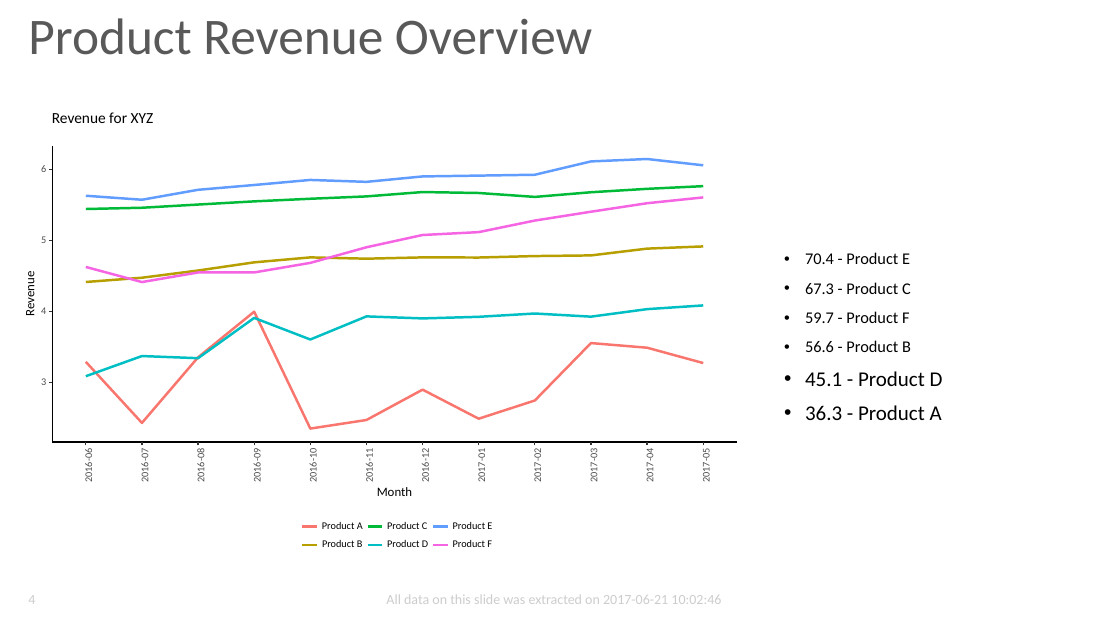
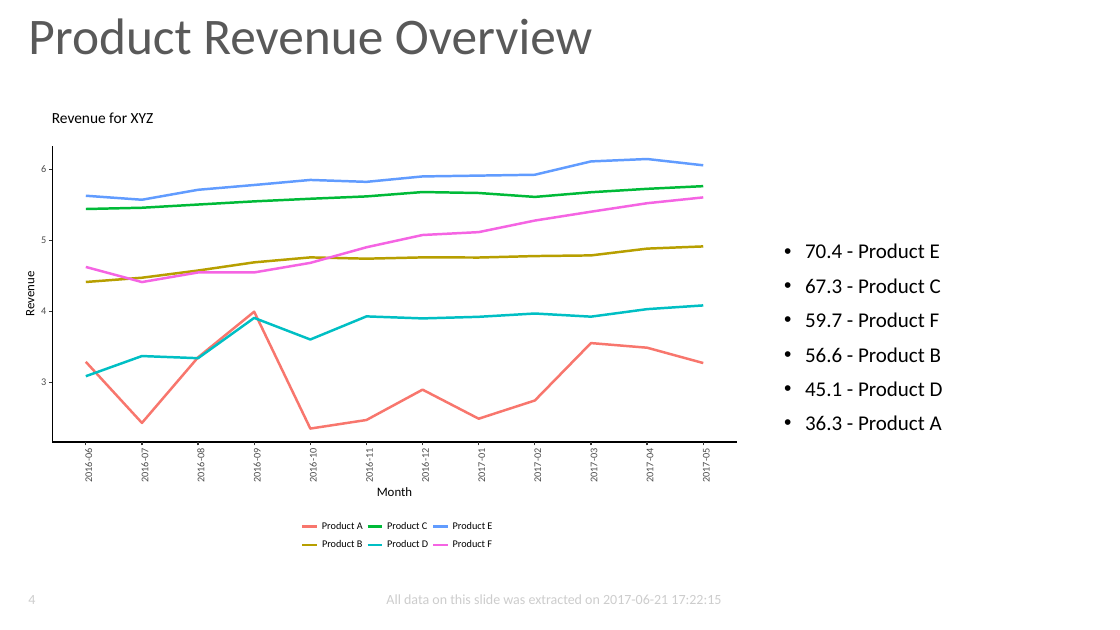
Before and after one commit to bjoernsteffens/meetup_ppt, a slide deck: slide 4 of Meetup PPT Demo.pptx. Drawn at 1120x630 pixels with LibreOffice and Linux fonts; fonts in the diff are those of the drawing. Boxes give left, top, right and bottom in pixels: in the first picture for what was removed or moved away, otherwise in the second. Text is boxed around its words. In the diff, an @@ line names an element or a change of style, - is before the commit and + after.

```diff
--- a/Meetup PPT Demo.pptx
+++ b/Meetup PPT Demo.pptx
@@ text at (x1=805, y1=243, x2=941, y2=362): size 14 to 18 pt in "70.4 - Product E", "67.3 - Product C", "59.7 - Product F", "56.6 - Product B" @@
@@ text at (x1=386, y1=595, x2=721, y2=604): text changed @@
-All data on this slide was extracted on 2017-06-21 10:02:46
+All data on this slide was extracted on 2017-06-21 17:22:15
```
Also in this commit, not shown: 2 other slides changed.
